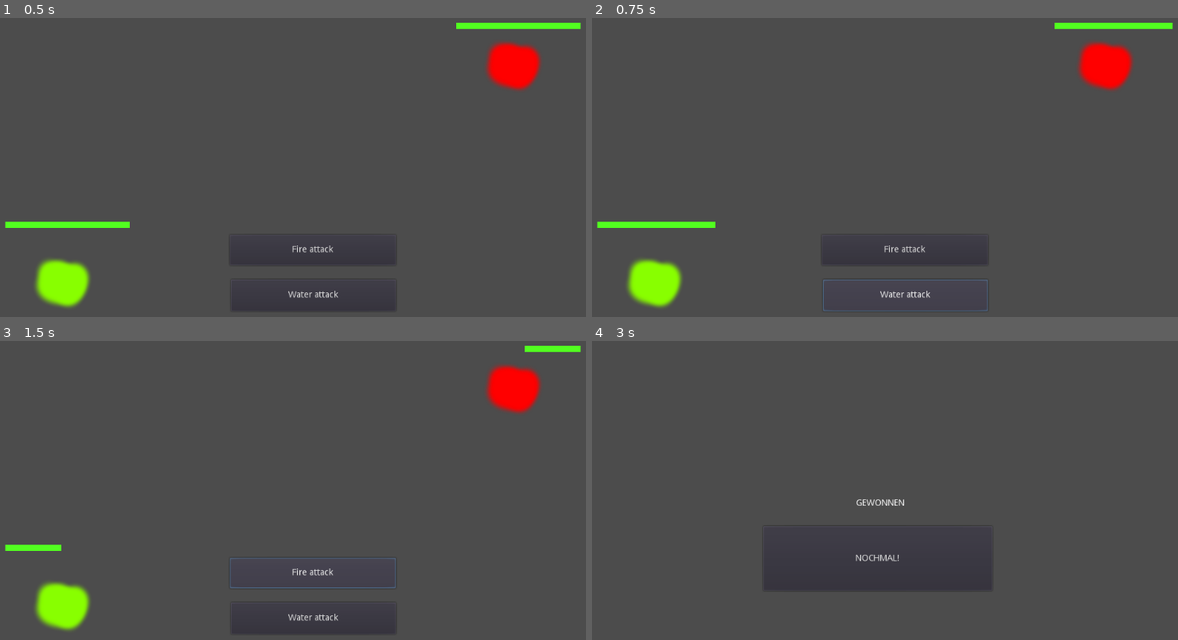
Above: before the commit, frames 1-4 (two rows, left to right).
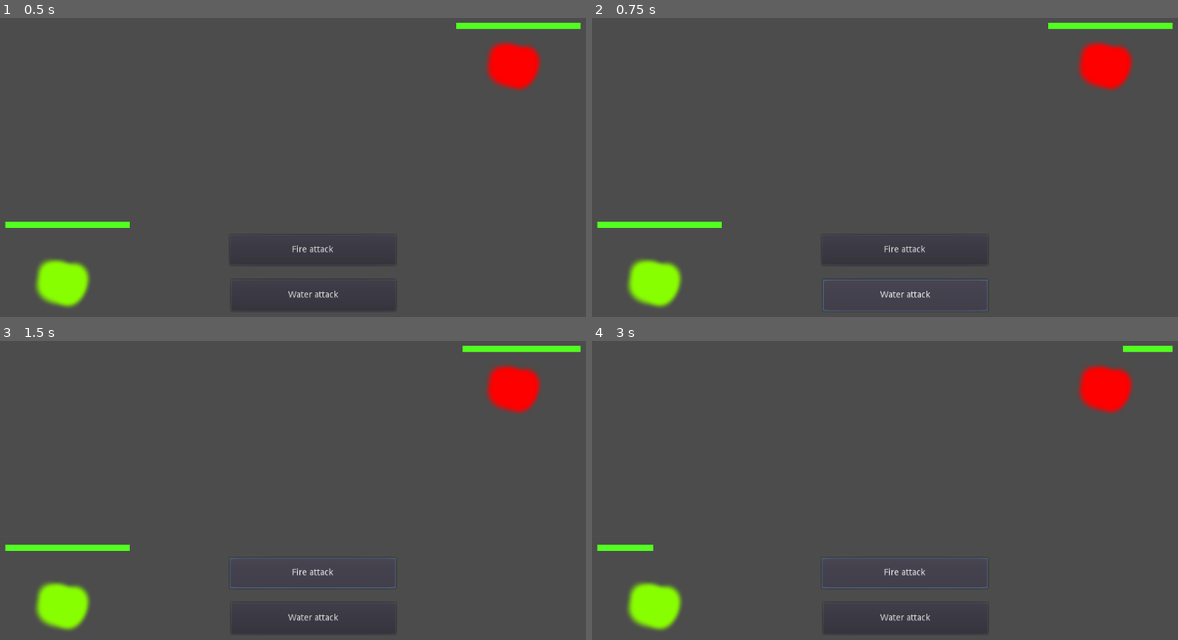
Above: after the commit, the same moments.

Repository: brean/MonsterFight
Game: Godot game, scene res://Start.tscn
The game is run twice, just before and just after one commit, with the same random seed, the same clock (stepped at 60 frames per second) and the same inputs.
Inputs:
- Up to frame 1 (0.5 s): no input
- Up to frame 2 (0.75 s): click "Water attack" at 0.5 s
- Up to frame 3 (1.5 s): click "Fire attack" at 1.25 s
- Up to frame 4 (3 s): click "Water attack" at 2 s; click "Fire attack" at 2.75 s

Frame 1 is identical in both runs. In frame 2, less than 0.1% of the frame differs, in the area x 21-79%, y 1-71%; in frame 3, 0.5%; in frame 4, 3.6%, in the area x 0-100%, y 1-98%.

Commit message:
wait for animation to attack

Diff:
--- a/monster.gd
+++ b/monster.gd
@@ -10,14 +10,26 @@
 	"water": 5}
 export var player = true
 var attacks = ["fire", "water"]
+export var fight_time = .5
+
+var attack_animation = false
+var attack_type = ''
+var time = 0
+var start_time = 0
 
 
 # Called when the node enters the scene tree for the first time.
 func _ready():
 	pass # Replace with function body.
 
+
 func attack(_type):
-	health -= damage[_type];
+	attack_animation = true
+	start_time = time
+	attack_type = _type
+
+func calculate_attack():
+	health -= damage[attack_type]
 	check_end()
 	if not player:
 		fight_back()
@@ -35,6 +47,10 @@
 
 # Called every frame. 'delta' is the elapsed time since the previous frame.
 func _process(delta):
+	time += delta
+	if attack_animation and start_time + fight_time < time:
+		calculate_attack()
+		attack_animation = false
 	# Zeichne den Health-Balken neu (health * 2)
 	get_node("HealthBar").scale.x = health * 2
 	if player:
